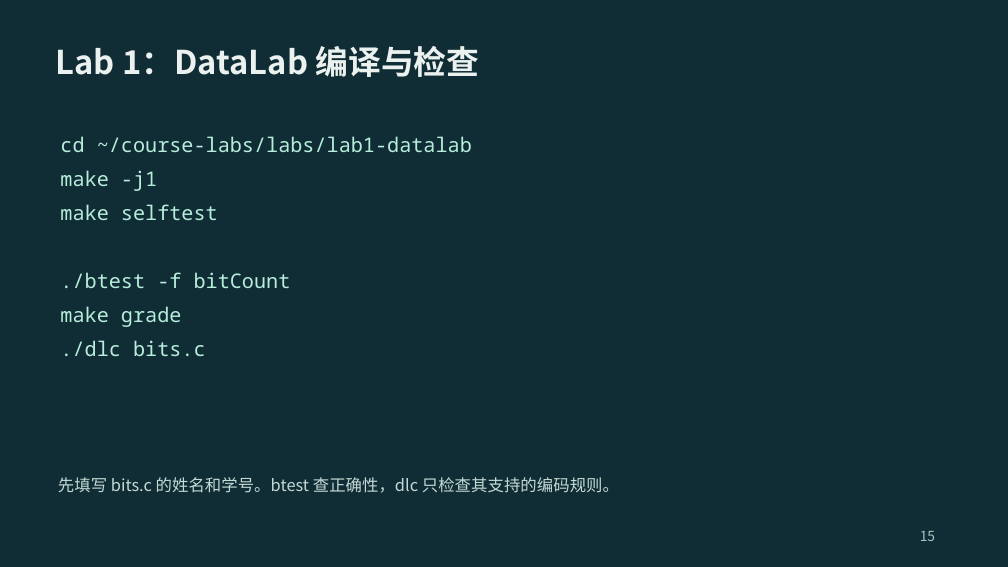
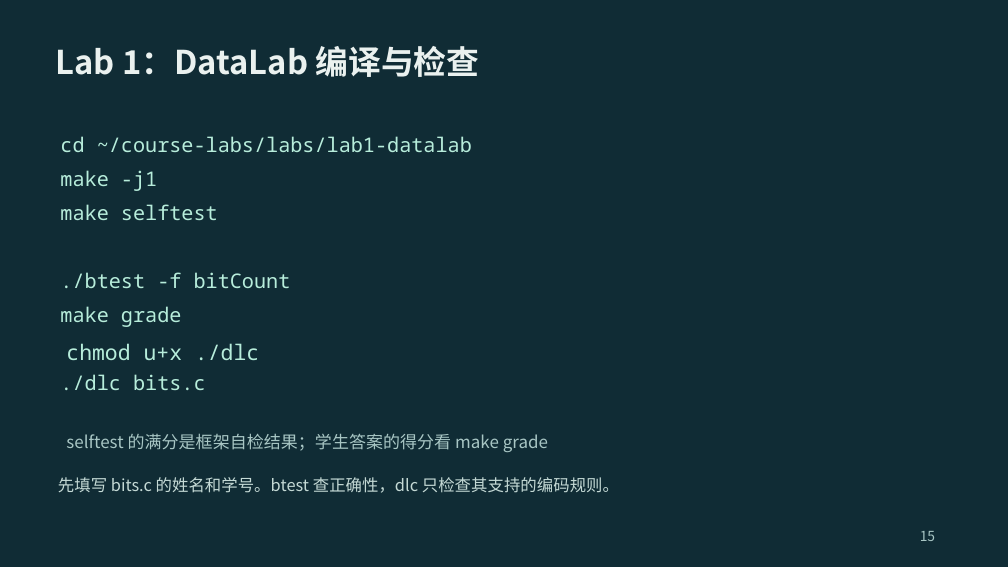
Before and after one commit to 2026-fall-calabs/calabs-2026-fall-starter, a slide deck: slide 15 of docs/交我算平台Lab运行指南-学生版.pptx. Drawn at 1008x567 pixels with LibreOffice and Linux fonts; fonts in the diff are those of the drawing. Boxes give left, top, right and bottom in pixels: in the first picture for what was removed or moved away, otherwise in the second. Text is boxed around its words. In the diff, an @@ line names an element or a change of style, - is before the commit and + after.

```diff
--- a/docs/交我算平台Lab运行指南-学生版.pptx
+++ b/docs/交我算平台Lab运行指南-学生版.pptx
@@ text added at <box>66,343,259,360</box>, 25.5 pt, text #B7EDDB @@
+chmod u+x ./dlc
@@ text "./dlc bits.c": place and size @@
-text "./dlc bits.c" at <box>60,340,206,356</box>
+text "./dlc bits.c" at <box>60,374,206,390</box>
@@ text added at <box>66,433,548,452</box>, 20.2 pt, text #A8C6C4 @@
+selftest 的满分是框架自检结果；学生答案的得分看 make grade
```
Also in this commit, not shown: 10 other slides changed, 2 other files.
